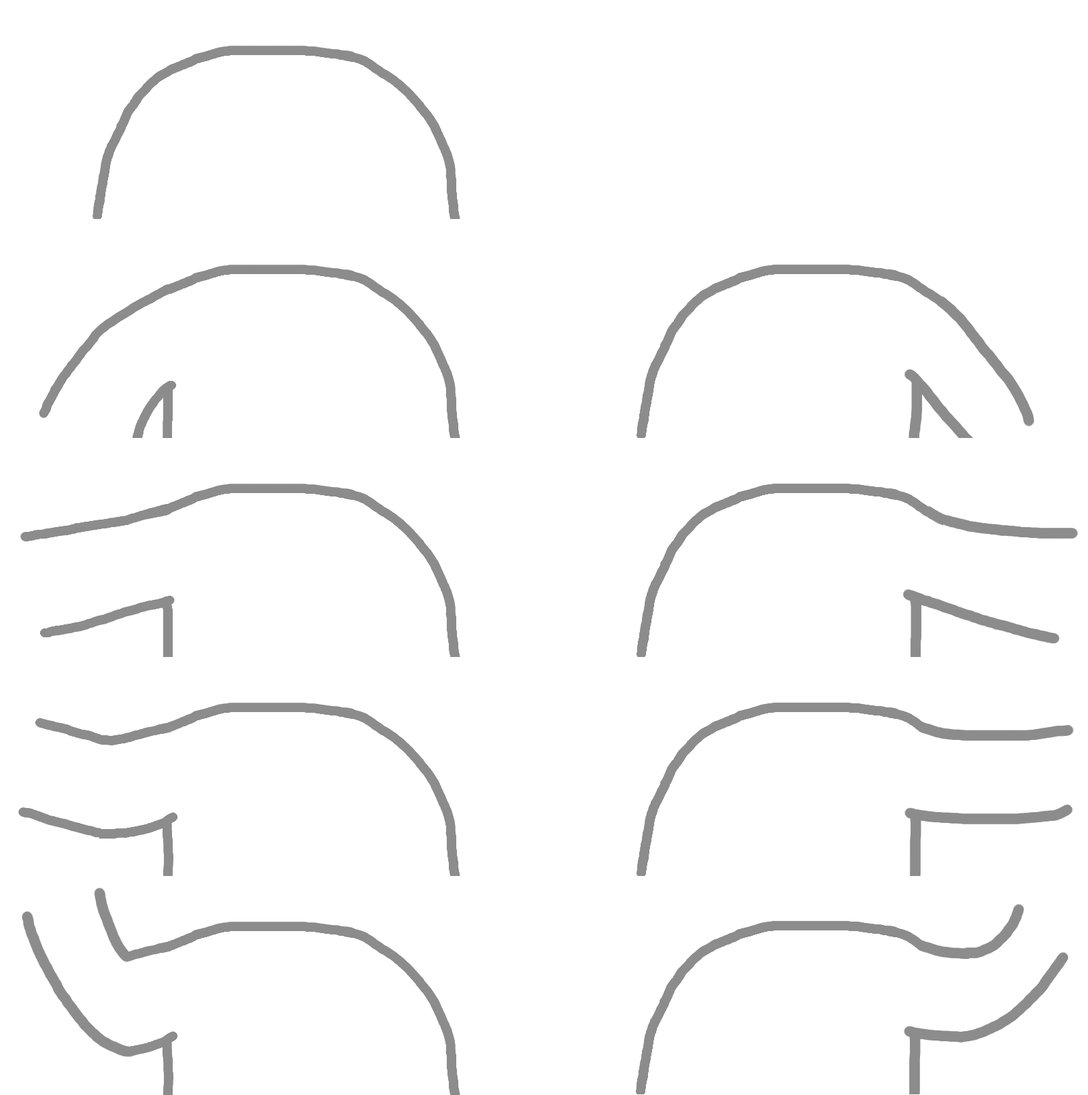
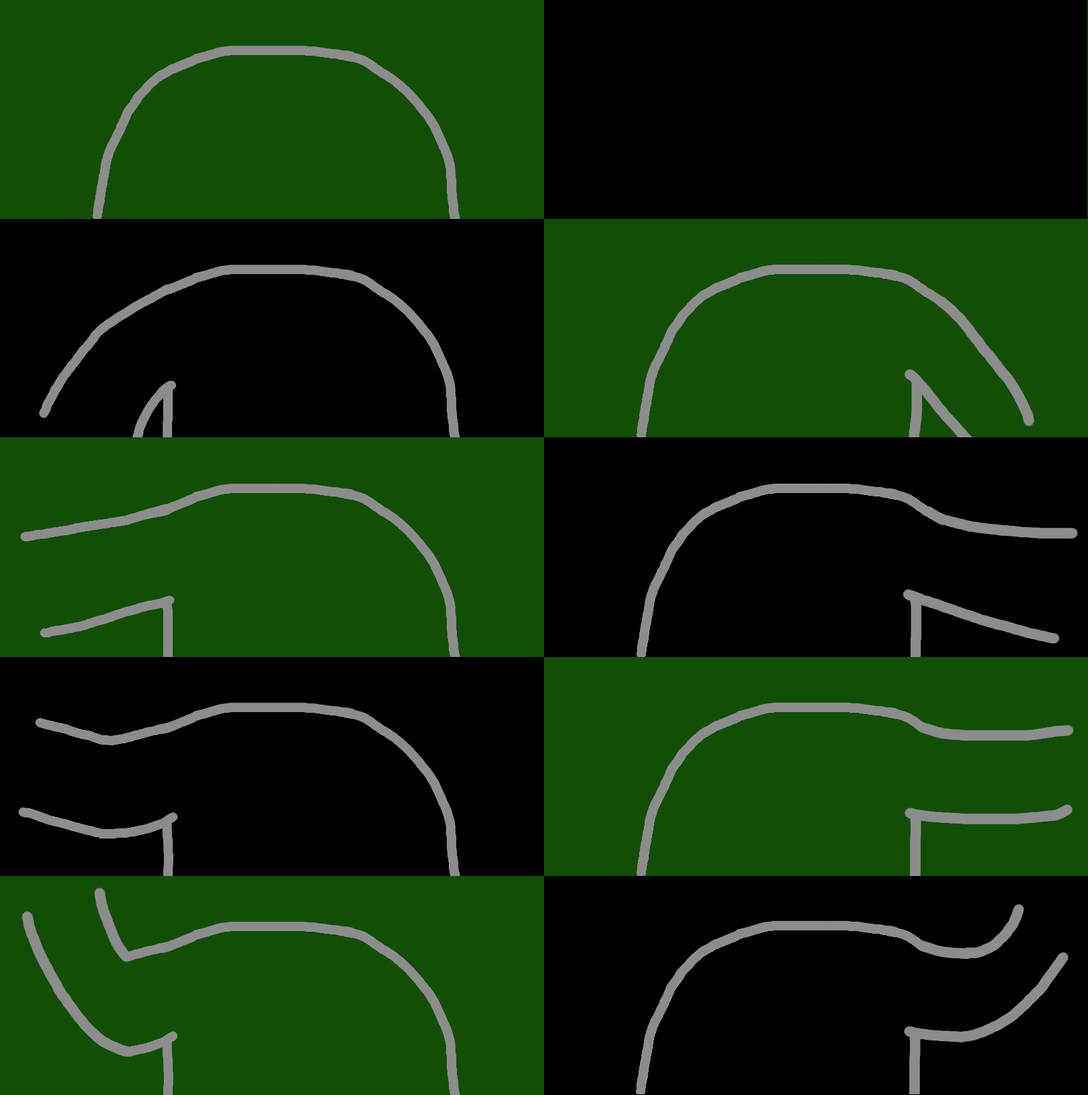
Layered file, before and after one edit (w=1088, h=1095). Changes by layer:
removed layer "shoulders_1_left_arm_animation.png" over [18, 45, 461, 876]
removed layer "shoulders_1_left_arm_animation.png copy #3" over [636, 264, 1035, 438]
removed layer "shoulders_1_left_arm_animation.png copy #4" over [636, 483, 1078, 657]
removed layer "shoulders_1_left_arm_animation.png copy #5" over [636, 702, 1074, 876]
removed layer "Layer #2" over [21, 887, 461, 1095]
painted on "shoulders_1_left_arm_animation.png copy #6" over [18, 45, 1078, 1095]
showed "Layer", painted on it over [0, 0, 1088, 1095]
